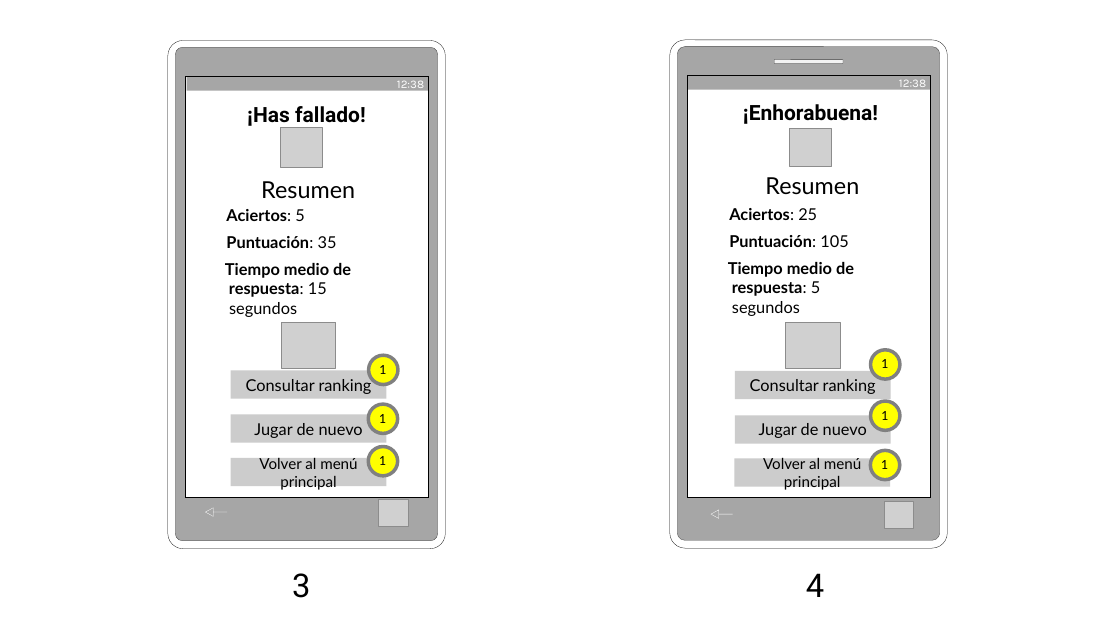
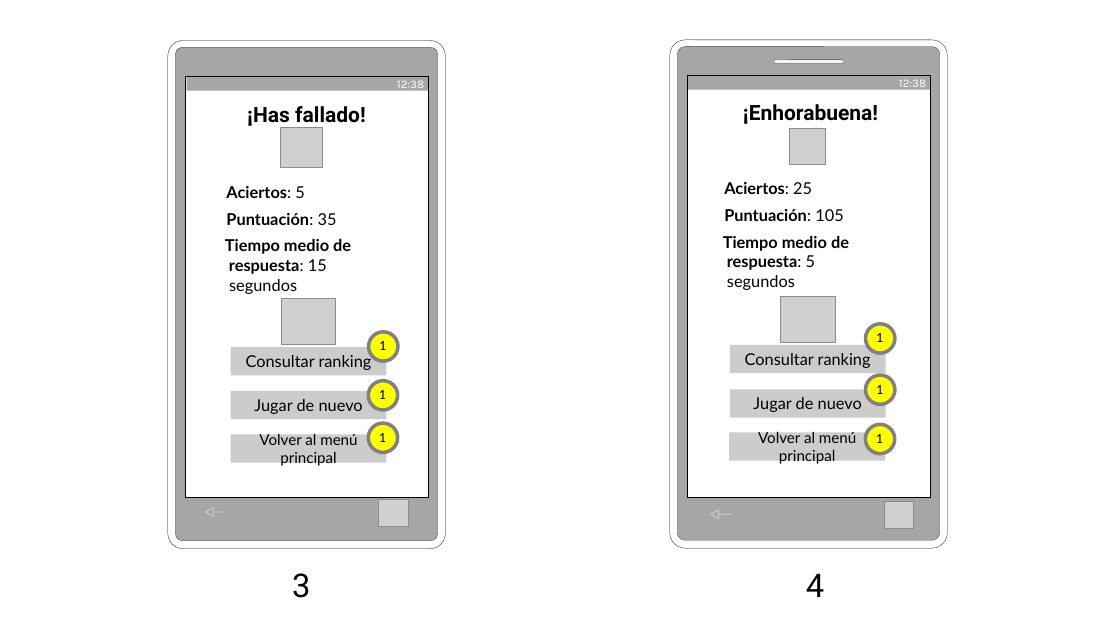
Before and after one commit to AlfonsoLRz/Quiz, a slide deck: slide 3 of doc/Storyboard.pptx. Drawn at 1120x630 pixels with LibreOffice and Linux fonts; fonts in the diff are those of the drawing; grey boxes stand for pictures. Boxes give left, top, right and bottom in pixels: in the first picture for what was removed or moved away, otherwise in the second. Text is boxed around its words. In the diff, an @@ line names an element or a change of style, - is before the commit and + after.

```diff
--- a/doc/Storyboard.pptx
+++ b/doc/Storyboard.pptx
@@ picture: place and size @@
-picture at <box>790,129,832,166</box>
+picture at <box>790,129,826,164</box>
@@ text removed at <box>765,177,859,195</box> @@
-Resumen
@@ text removed at <box>261,181,355,198</box> @@
-Resumen
@@ 6 texts, 3 rectangles, 3 ellipses, 1 picture: place and size @@
-6 texts, 3 rectangles, 3 ellipses, 1 picture at <box>225,209,398,486</box>
+6 texts, 3 rectangles, 3 ellipses, 1 picture at <box>225,186,398,463</box>
@@ 6 texts, 3 rectangles, 3 ellipses, 1 picture: place and size @@
-6 texts, 3 rectangles, 3 ellipses, 1 picture at <box>728,208,900,487</box>
+6 texts, 3 rectangles, 3 ellipses, 1 picture at <box>723,182,895,461</box>
```
Also in this commit, not shown: 1 other slide changed, 7 other files.
